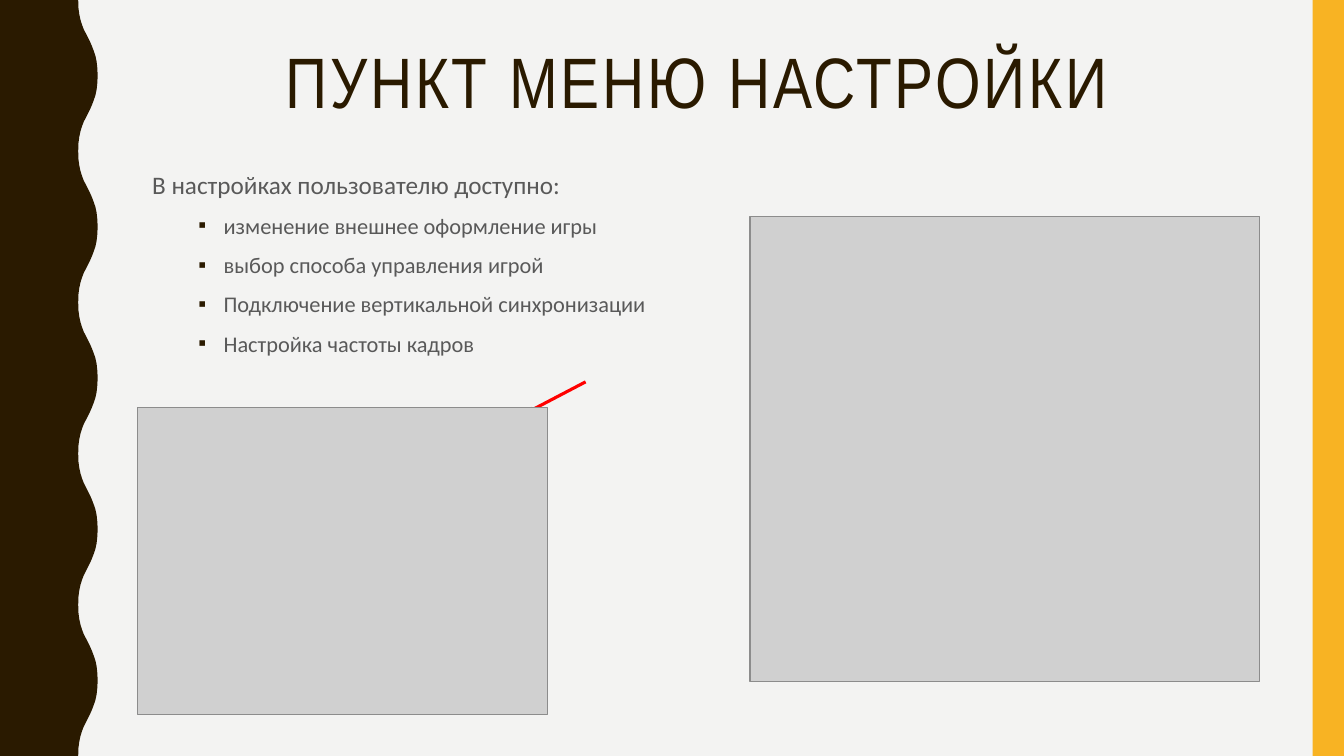
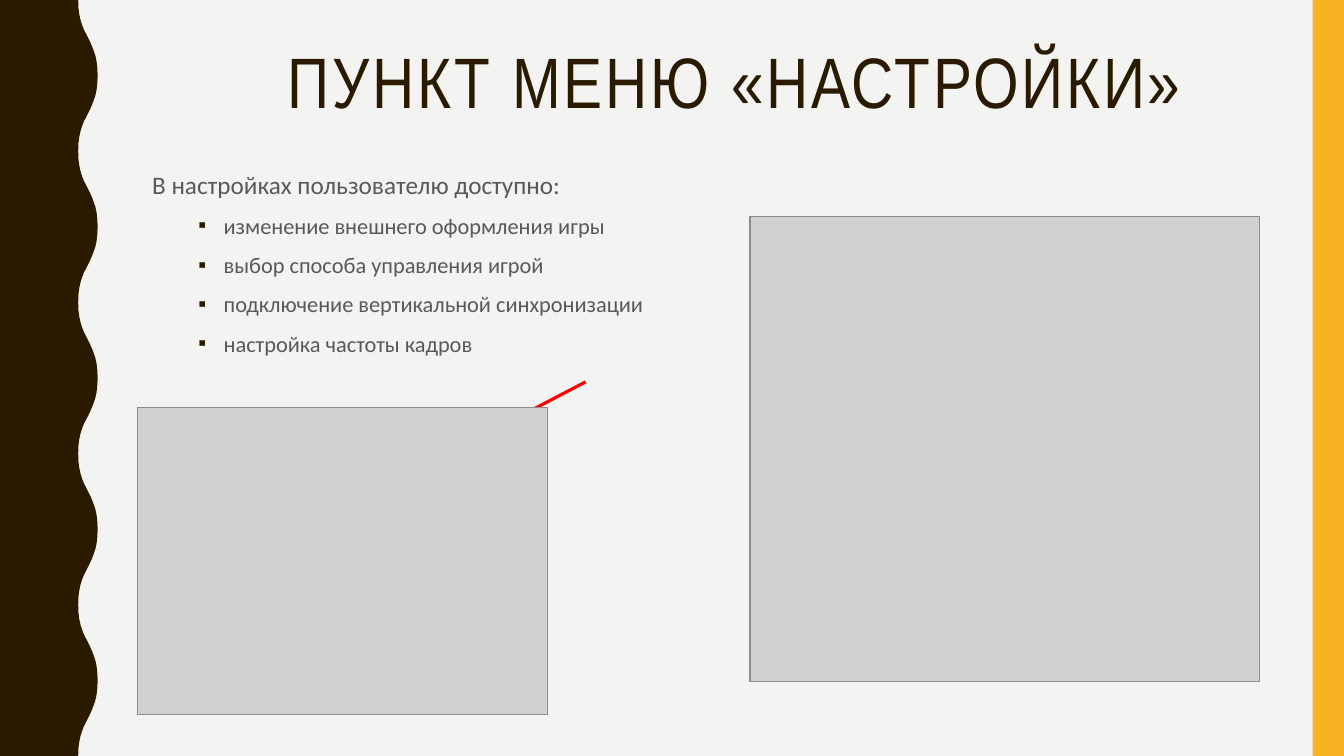
Before and after one commit to germanivanov0719/Racing, a slide deck: slide 5 of Docs/Racing.pptx. Drawn at 1344x756 pixels with LibreOffice and Linux fonts; fonts in the diff are those of the drawing; grey boxes stand for pictures. Boxes give left, top, right and bottom in pixels: in the first picture for what was removed or moved away, otherwise in the second. Text is boxed around its words. In the diff, an @@ line names an element or a change of style, - is before the commit and + after.

```diff
--- a/Docs/Racing.pptx
+++ b/Docs/Racing.pptx
@@ title at [288,51,1180,109]: text changed @@
-ПУНКТ МЕНЮ НАСТРОЙКИ
+ПУНКТ МЕНЮ «НАСТРОЙКИ»
@@ text at [224,219,604,238]: text changed @@
-  ▪ изменение внешнее оформление игры
+  ▪ изменение внешнего оформления игры
@@ text at [224,297,643,356]: text changed @@
-  ▪ Подключение вертикальной синхронизации
-  ▪ Настройка частоты кадров
+  ▪ подключение вертикальной синхронизации
+  ▪ настройка частоты кадров
```
Also in this commit, not shown: 3 other slides changed, 1 slide added, 1 slide removed.
